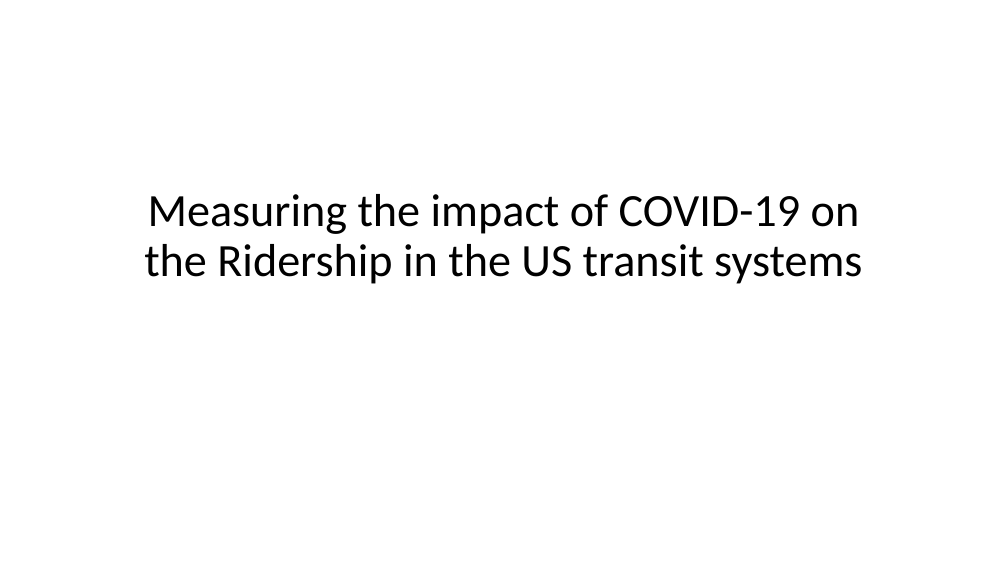
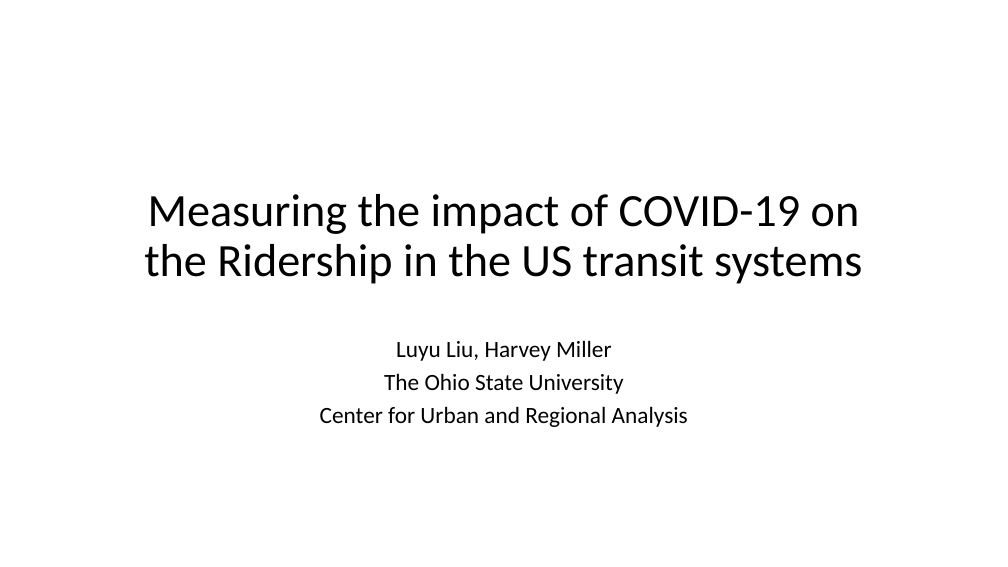
Before and after one commit to luyuliu/COVID-Transit-Demand, a slide deck: slide 1 of doc/pre_results.pptx. Drawn at 1008x567 pixels with LibreOffice and Linux fonts; fonts in the diff are those of the drawing. Boxes give left, top, right and bottom in pixels: in the first picture for what was removed or moved away, otherwise in the second. Text is boxed around its words. In the diff, an @@ line names an element or a change of style, - is before the commit and + after.

```diff
--- a/doc/pre_results.pptx
+++ b/doc/pre_results.pptx
@@ subtitle added at (320,340,688,427), 22.2 pt, text #000000 @@
+Luyu Liu, Harvey Miller
+The Ohio State University
+Center for Urban and Regional Analysis
```
Also in this commit, not shown: 5 other slides changed, 8 slides added, 10 slides removed, 2 other files.
